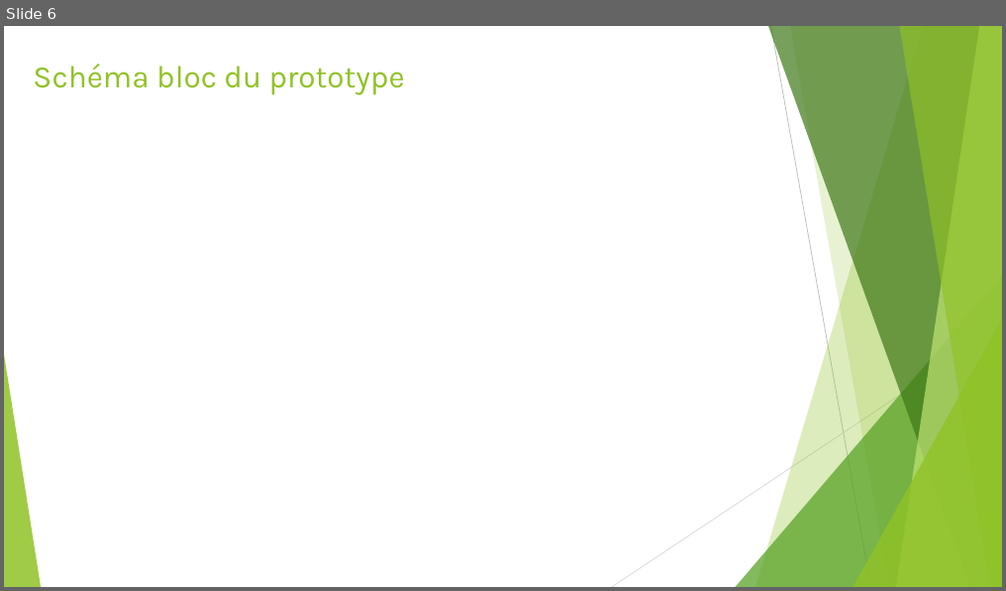
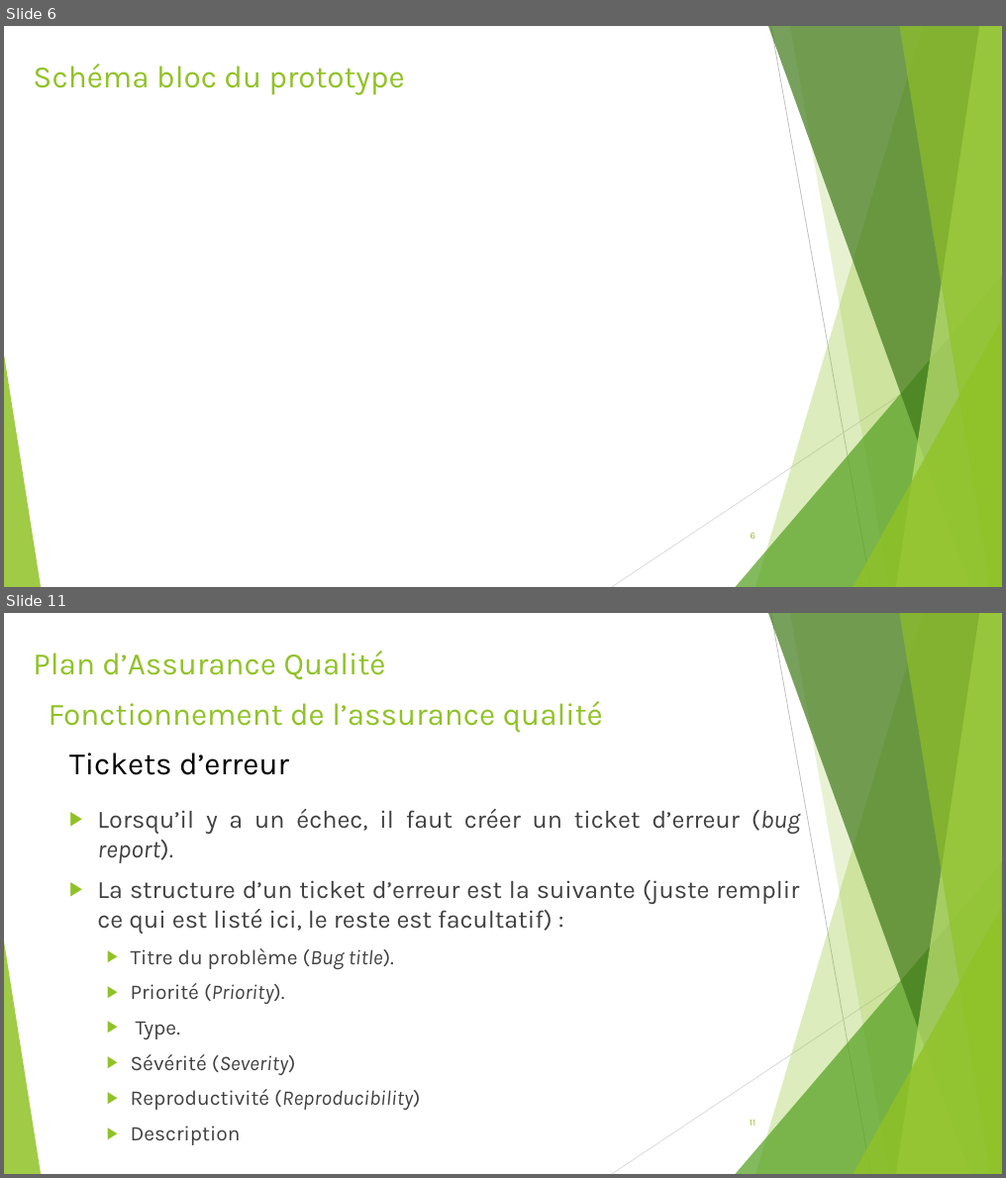
Before and after one commit to gab4321/ProjetS5, a slide deck: Gestion/S5_Revue1_2_Projet.pptx. Shown one above the other, each under a label of ours: slide 6 before the commit, slides 6 and 11 after it; the slides between them are not shown. The pictures are 1006x591 and 1006x1178 pixels, drawn with LibreOffice and Linux fonts; fonts in the diff are those of the drawing. Boxes give left, top, right and bottom in pixels: in the first picture for what was removed or moved away, otherwise in the second. Text is boxed around its words. In the diff, an @@ line names an element or a change of style, - is before the commit and + after.

```diff
--- a/Gestion/S5_Revue1_2_Projet.pptx
+++ b/Gestion/S5_Revue1_2_Projet.pptx
@@ slide 11 added at (x1=4, y1=613, x2=1002, y2=1174), background #FFFFFF; not listed: 10 template elements that a slide beside it also shows @@
@@ title added at (x1=33, y1=651, x2=386, y2=680), 30 pt, text #90C226 @@
+Plan d’Assurance Qualité
@@ text added at (x1=49, y1=701, x2=603, y2=733), 30 pt, text #90C226 @@
+Fonctionnement de l’assurance qualité
@@ text added at (x1=69, y1=753, x2=289, y2=775), 30 pt, text #000000 @@
+Tickets d’erreur
@@ text added at (x1=97, y1=809, x2=800, y2=1075), 24 pt, text #404040 @@
+▶ Lorsqu’il y a un échec, il faut créer un ticket d’erreur (bug report).
+▶ La structure d’un ticket d’erreur est la suivante (juste remplir ce qui est listé ici, le reste est facultatif) :
+  ▶ Titre du problème (Bug title).
+  ▶ Priorité (Priority).
+  ▶ Type.
+  ▶ Sévérité (Severity)
+  ▶ Reproductivité (Reproducibility)
+  ▶ Description
@@ page number added at (x1=749, y1=1120, x2=755, y2=1126), 9 pt, text #90C226 @@
+11
@@ slide 6 changed as well @@
@@ page number added at (x1=750, y1=533, x2=755, y2=539), 9 pt, text #90C226 @@
+6
```
Also in this commit, not shown: 11 other slides changed, 4 other slides added, 2 other files.
